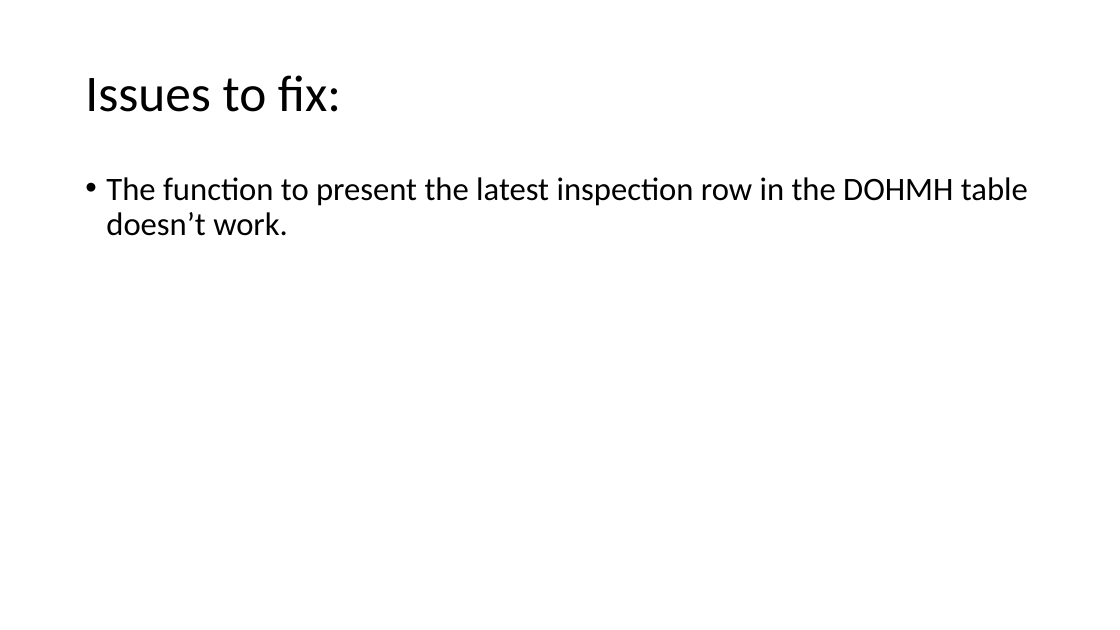
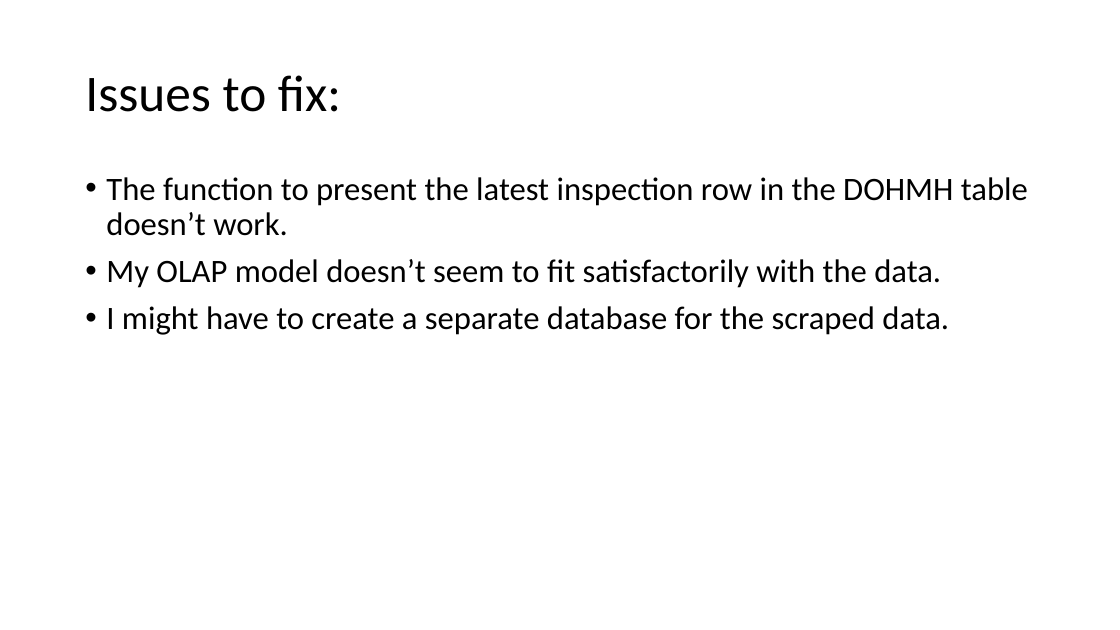
Before and after one commit to sephi-22/restaurant_services_analytics, a slide deck: slide 14 of ETH_Project 1.pptx. Drawn at 1120x630 pixels with LibreOffice and Linux fonts; fonts in the diff are those of the drawing. Boxes give left, top, right and bottom in pixels: in the first picture for what was removed or moved away, otherwise in the second. Text is boxed around its words. In the diff, an @@ line names an element or a change of style, - is before the commit and + after.

Commit message:
Added more issues to fix in ppt

```diff
--- a/ETH_Project 1.pptx
+++ b/ETH_Project 1.pptx
@@ text at box(106, 259, 949, 335): paragraphs added @@
+• My OLAP model doesn’t seem to fit satisfactorily with the data.
+• I might have to create a separate database for the scraped data.
```
